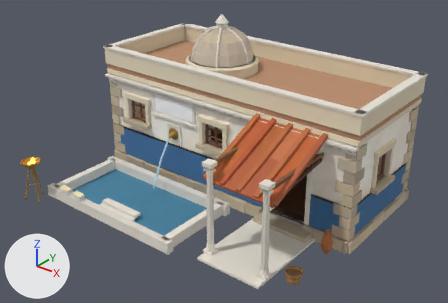
The glTF model godot/assets/kit/houses/civ_balnea.glb as it was, and as the next commit left it.
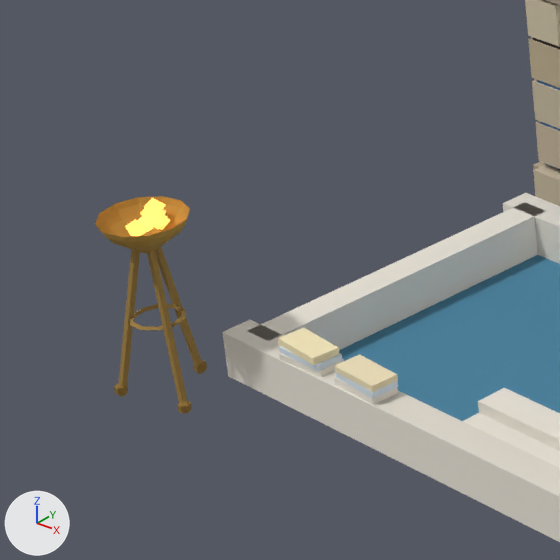
Each version appears first whole from a camera (50 mm lens) standing at (7.55, -10.49, 6.91) and looking at (0.28, -1.41, 1.27), and next in a close-up on the part from 0% to 27% of the width and 38% to 77% of the height. The lights are fixed; the arrows at lower left show +X, +Y and +Z. The older version's two pictures come first. Vertices at exactly the same position are counted once.

The first close-up shows 'Embers', 'House'.
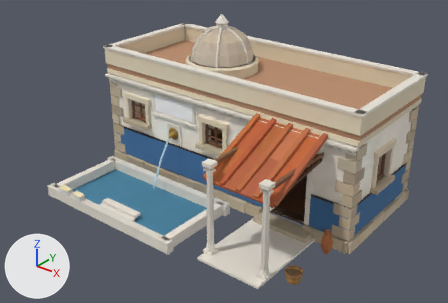
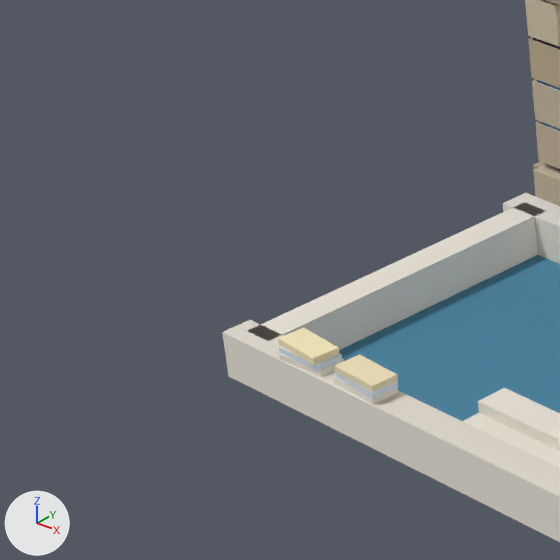
What the commit changed:
me_house is used by ob_house; location (0.0, 0.0, 0.0).
me_house had 3646 vertices, 5696 faces and spanned x -3.36..3.36, y -4.01..1.45, z -0.02..3.71.
me_house now has 3502 vertices, 5446 faces and spans x -3.36..3.36, y -3.53..1.45, z -0.02..3.71.
me_house part 1: 8 loose pieces with 144 vertices, spanning x -3.31..-2.86, y -4.01..-3.56, z -0.01..0.93, are deleted.
me_house part 2: 2660 kept faces spanning x -3.29..3.29, y -3.53..1.39, z 0.0..3.71 get new texture (UV) coordinates.
me_embers is used by ob_embers; location (0.0, 0.0, 0.0).
me_embers had 84 vertices, 120 faces and spanned x -3.2..-2.49, y -3.93..0.88, z 0.58..0.97.
me_embers now has 35 vertices, 50 faces and spans x -2.74..-2.49, y 0.69..0.88, z 0.58..0.65.
me_embers part 3: 7 loose pieces with 49 vertices, spanning x -3.2..-2.96, y -3.93..-3.65, z 0.88..0.97, are deleted.

Boxes (x1, y1, x2, y2) around the edits, measured in the close-ups (560 x 560 px):
'House', reshaped
    before: (95, 0, 560, 542)
    after: (222, 0, 560, 542)
'Embers', reshaped (not visible afterwards)
    before: (125, 198, 170, 236)
part 1 of me_house, deleted (brown)
    before: (95, 196, 207, 414)
part 2 of me_house, surface changed (lighter)
    both: (222, 310, 307, 391)
